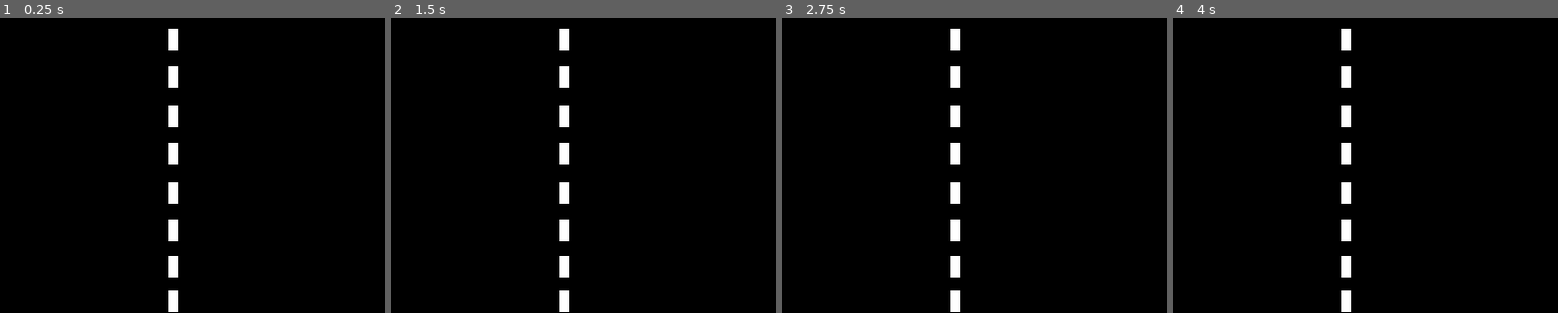
Above: before the commit, frames 1-4 (left to right).
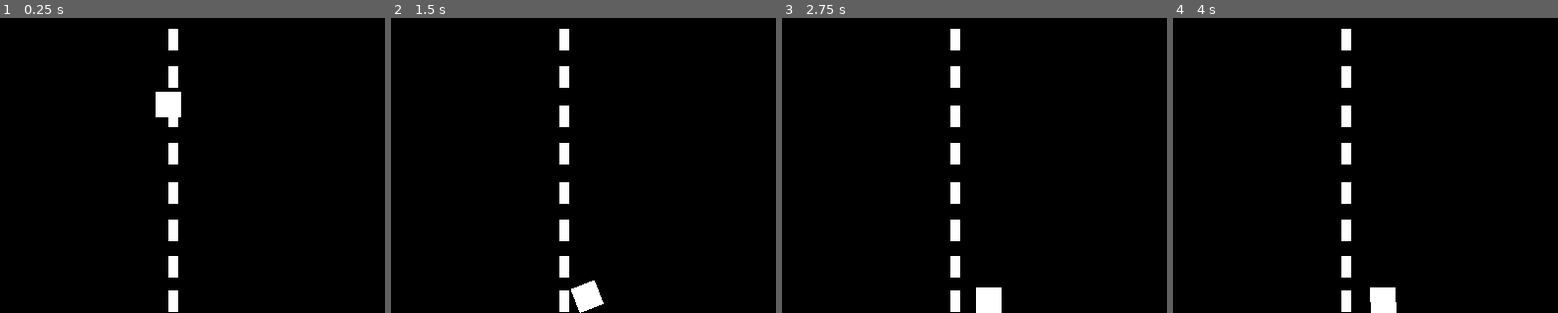
Above: after the commit, the same moments.

Repository: yasukawa426/Pong-Clone
Game: Godot game, scene res://Scenes/main.tscn
Two runs of this game, one before a commit and one after it. Both use one fixed random seed, a clock stepped at 60 frames per second and the inputs below.
Inputs:
- Up to frame 1 (0.25 s): no input
- Up to frame 2 (1.5 s): hold D (move_right, bound only after the commit) 0.53-1.28 s; hold Down (move_down_2) 0.53-1.28 s; hold S (move_down_1) from 1.28 s (still down); tap Up (move_up_2) at 1.35 s
- Up to frame 3 (2.75 s): tap Enter at 2 s; release S (move_down_1) at 2.03 s; hold D (move_right, bound only after the commit) from 2.03 s (still down); hold Down (move_down_2) from 2.03 s (still down)
- Up to frame 4 (4 s): tap Space at 2.75 s; release D (move_right, bound only after the commit) at 2.78 s; release Down (move_down_2) at 2.78 s; hold W (move_up_1) 2.78-3.53 s; tap Up (move_up_2) at 2.85 s; hold A (move_left, bound only after the commit) from 3.53 s (still down); hold Down (move_down_2) from 3.53 s (still down)
The pictures show only the part of the screen within x 27-77%, y 50-100%; the shares and areas given below are measured in that part.

The runs differ from the first frame. In frame 1, 0.5% of the frame differs, in the area x 40-48%, y 25-34%; in frame 2, 0.6%; in frame 3, 0.6%, in the area x 50-58%, y 91-100%; in frame 4, 0.6%.

Commit message:
Adicionado bola para teste de colisão

Diff:
--- /dev/null
+++ b/Scenes/ball.gd
@@ -0,0 +1,21 @@
+extends RigidBody2D
+
+
+# Called when the node enters the scene tree for the first time.
+func _ready():
+	pass # Replace with function body.
+
+
+# Called every frame. 'delta' is the elapsed time since the previous frame.
+func _process(delta):
+	if Input.is_action_pressed("move_up_1"):
+		apply_force(Vector2(0, -1000))
+
+	if Input.is_action_pressed("move_left"):
+		apply_force(Vector2(-1000, 0))
+
+	if Input.is_action_pressed("move_down_1"):
+		apply_force(Vector2(0, 1000))
+
+	if Input.is_action_pressed("move_right"):
+		apply_force(Vector2(1000, 0))
--- a/Scenes/main.tscn
+++ b/Scenes/main.tscn
@@ -6,6 +6,8 @@
 [ext_resource type="PackedScene" uid="uid://b1hnqllv0glhr" path="res://Scenes/player.tscn" id="4_8iywl"]
 [ext_resource type="PackedScene" uid="uid://cg3a0jjmjpqn1" path="res://Scenes/horizontal_collision.tscn" id="5_phkc0"]
 [ext_resource type="PackedScene" uid="uid://cixau5hnhdvw5" path="res://Scenes/vertical_collision.tscn" id="6_86tcd"]
+[ext_resource type="PackedScene" uid="uid://8ud1u23f47g8" path="res://Scenes/ball.tscn" id="7_po3rg"]
+[ext_resource type="Script" path="res://Scenes/ball.gd" id="8_8mkhd"]
 
 [node name="Main" type="Node"]
 script = ExtResource("1_51q36")
@@ -35,14 +37,20 @@
 [node name="Player2Position" type="Marker2D" parent="."]
 position = Vector2(776, 300)
 
-[node name="Edge Collisions" type="Node" parent="."]
+[node name="VerticalCollisions" type="Node" parent="."]
 
-[node name="Ceiling" parent="Edge Collisions" instance=ExtResource("5_phkc0")]
+[node name="Left Wall" parent="VerticalCollisions" instance=ExtResource("6_86tcd")]
 
-[node name="Floor" parent="Edge Collisions" instance=ExtResource("5_phkc0")]
+[node name="Right Wall" parent="VerticalCollisions" instance=ExtResource("6_86tcd")]
+position = Vector2(810, 0)
+
+[node name="HorizontalCollisions" type="Node" parent="."]
+
+[node name="Ceiling" parent="HorizontalCollisions" instance=ExtResource("5_phkc0")]
+
+[node name="Floor" parent="HorizontalCollisions" instance=ExtResource("5_phkc0")]
 position = Vector2(0, 610)
 
-[node name="Left Wall" parent="Edge Collisions" instance=ExtResource("6_86tcd")]
-
-[node name="Right Wall" parent="Edge Collisions" instance=ExtResource("6_86tcd")]
-position = Vector2(810, 0)
+[node name="Ball" parent="." instance=ExtResource("7_po3rg")]
+position = Vector2(395, 360)
+script = ExtResource("8_8mkhd")
--- a/project.godot
+++ b/project.godot
@@ -53,6 +53,17 @@
 , Object(InputEventKey,"resource_local_to_scene":false,"resource_name":"","device":-1,"window_id":0,"alt_pressed":false,"shift_pressed":false,"ctrl_pressed":false,"meta_pressed":false,"pressed":false,"keycode":0,"physical_keycode":4194310,"key_label":0,"unicode":0,"echo":false,"script":null)
 ]
 }
+move_left={
+"deadzone": 0.5,
+"events": [Object(InputEventKey,"resource_local_to_scene":false,"resource_name":"","device":-1,"window_id":0,"alt_pressed":false,"shift_pressed":false,"ctrl_pressed":false,"meta_pressed":false,"pressed":false,"keycode":0,"physical_keycode":65,"key_label":0,"unicode":97,"echo":false,"script":null)
+]
+}
+move_right={
+"deadzone": 0.5,
+"events": [Object(InputEventKey,"resource_local_to_scene":false,"resource_name":"","device":-1,"window_id":0,"alt_pressed":false,"shift_pressed":false,"ctrl_pressed":false,"meta_pressed":false,"pressed":false,"keycode":0,"physical_keycode":68,"key_label":0,"unicode":100,"echo":false,"script":null)
+]
+}
+
 [layer_names]
 
 2d_physics/layer_1="Paredes"
Not shown: 1 places in Scenes/main.tscn that only renumber resources
